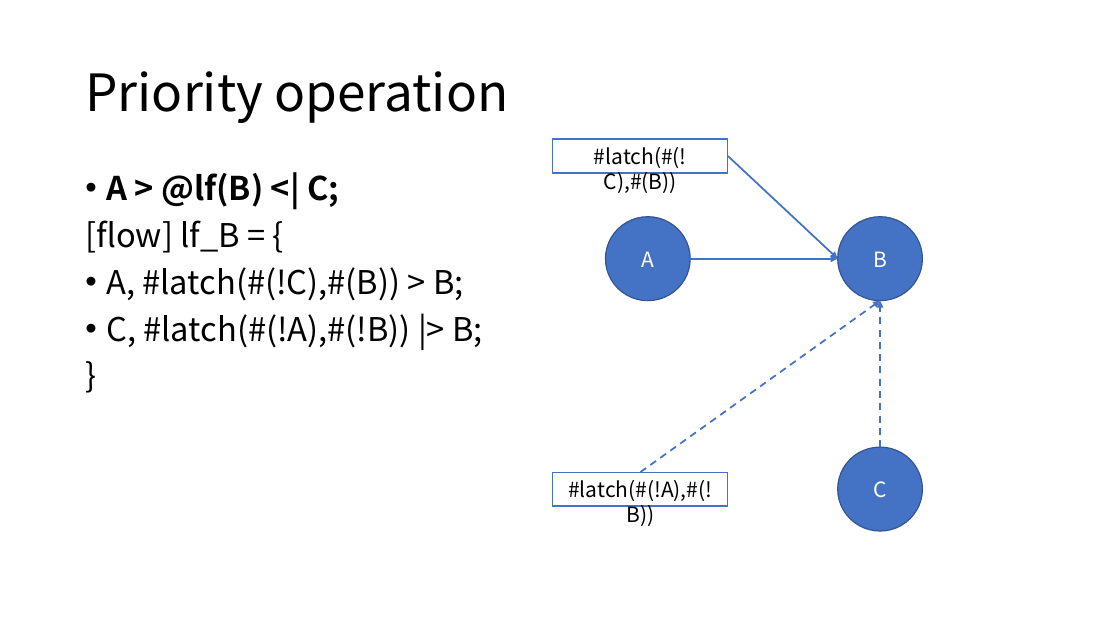
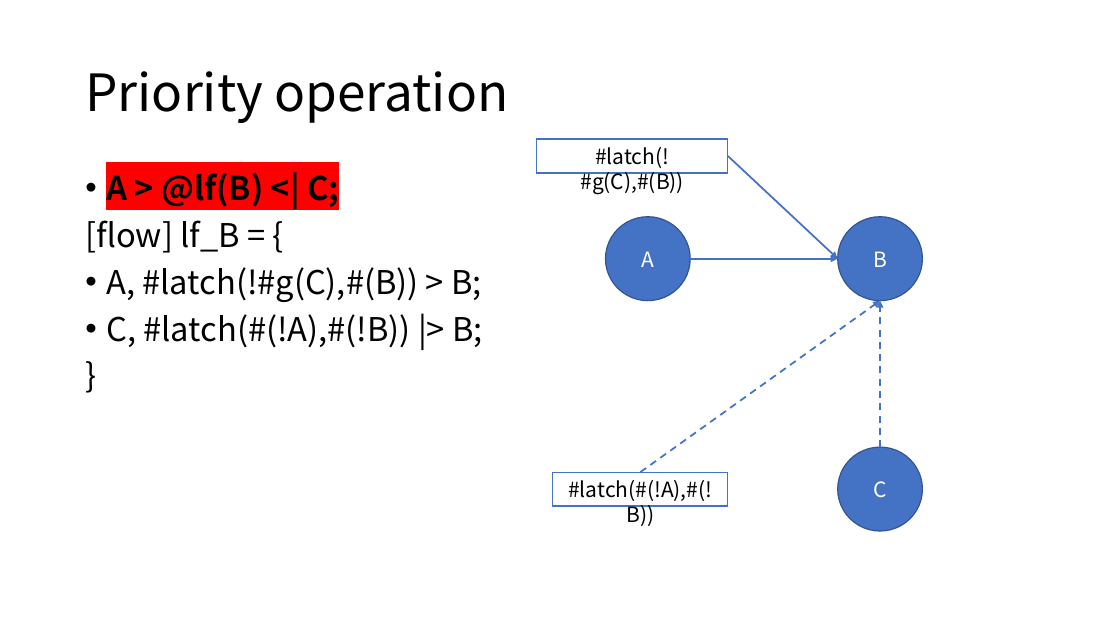
Before and after one commit to DualsoftDev/ds, a slide deck: slide 10 of Doc/PowerPoint/macro.pptx (slide 2 before the commit). Drawn at 1120x630 pixels with LibreOffice and Linux fonts; fonts in the diff are those of the drawing. Boxes give left, top, right and bottom in pixels: in the first picture for what was removed or moved away, otherwise in the second. Text is boxed around its words. In the diff, an @@ line names an element or a change of style, - is before the commit and + after.

```diff
--- a/Doc/PowerPoint/macro.pptx
+++ b/Doc/PowerPoint/macro.pptx
@@ rectangle "#latch(!#g(C),#(B))": place and size @@
-rectangle "#latch(!#g(C),#(B))" at bbox=[553, 139, 728, 173]
+rectangle "#latch(!#g(C),#(B))" at bbox=[537, 139, 728, 173]
@@ text in rectangle at bbox=[580, 147, 684, 194]: text changed @@
-#latch(#(!C),#(B))
+#latch(!#g(C),#(B))
@@ text at bbox=[106, 173, 339, 207]: highlight none to #FF0000 in "A > @lf(B) <| C;" @@
@@ text at bbox=[106, 267, 482, 302]: text changed @@
-• A, #latch(#(!C),#(B)) > B;
+• A, #latch(!#g(C),#(B)) > B;
```
Also in this commit, not shown: 4 other slides changed, 6 slides added.
